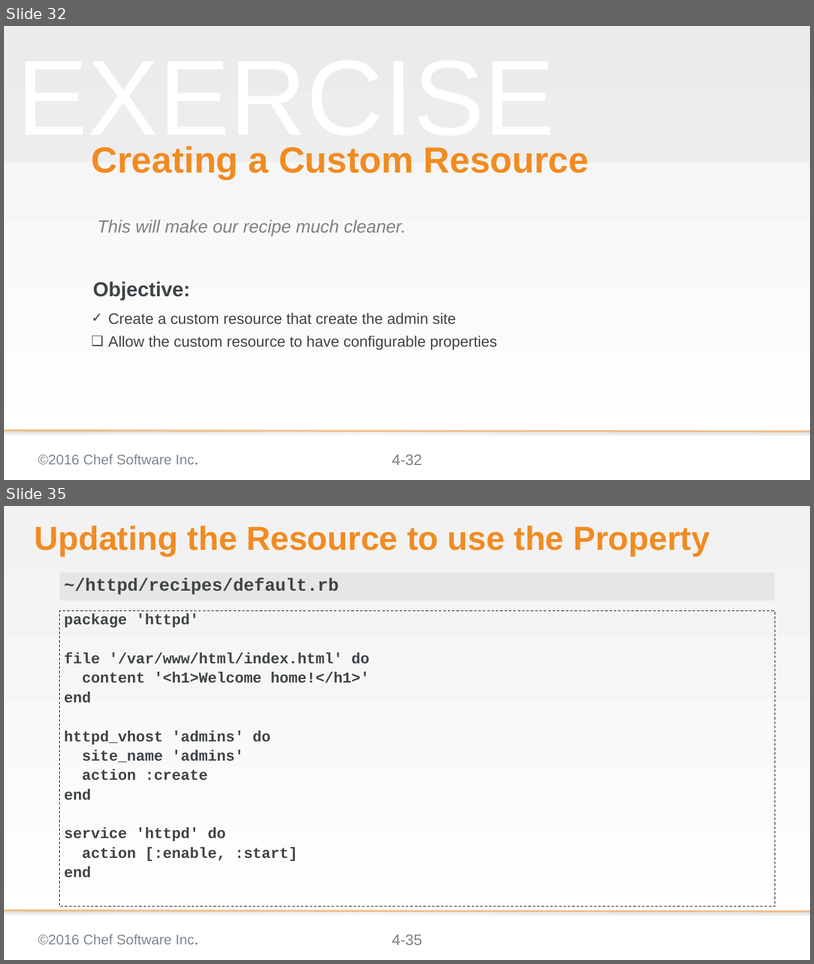
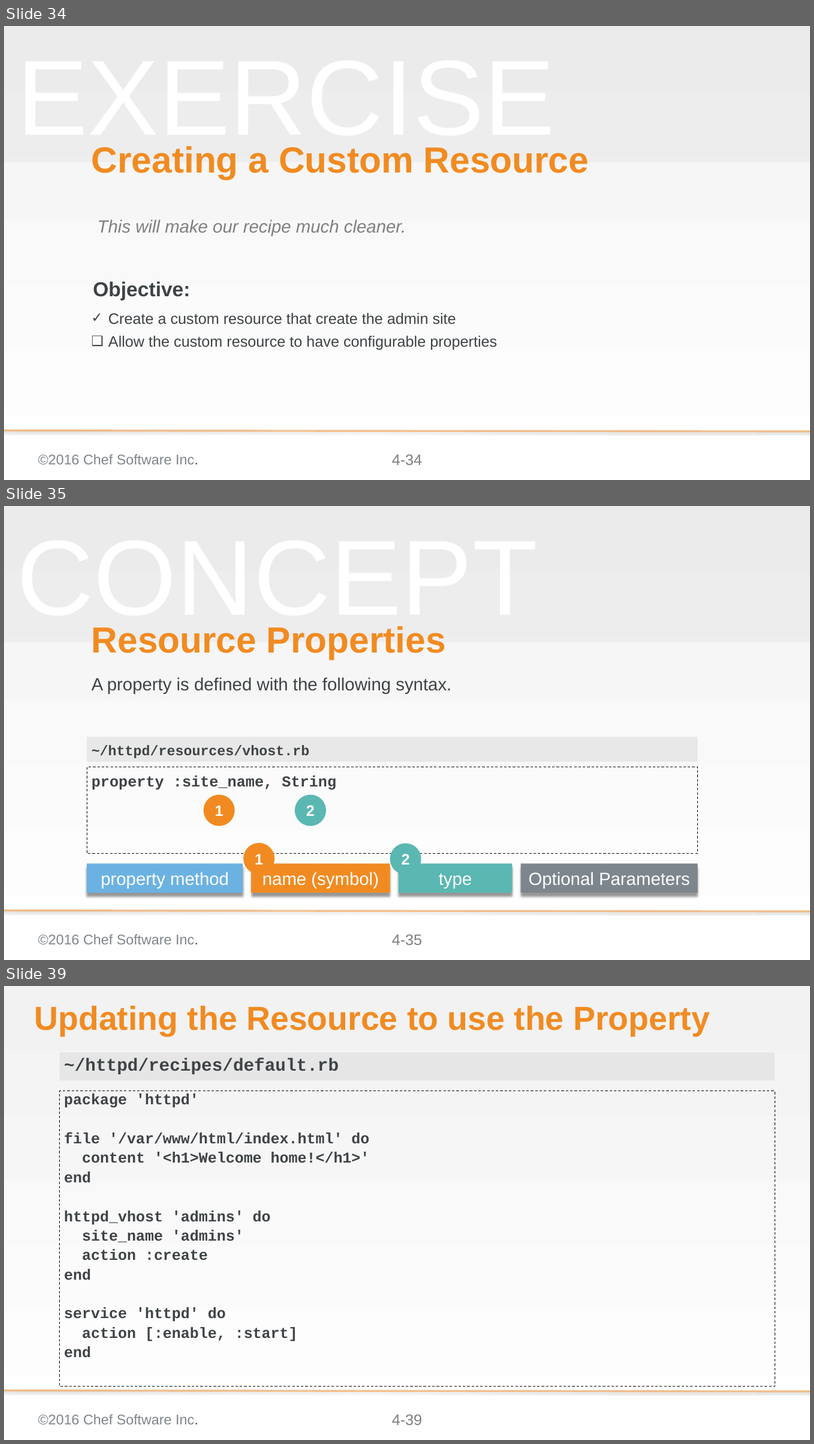
Before and after one commit to chef-training/extending_cookbooks, a slide deck: 04-creating_a_custom_resource.pptx. Shown one above the other, each under a label of ours: slides 32 and 35 before the commit, slides 34, 35 and 39 after it; the slides between them are not shown. The pictures are 814x964 and 814x1444 pixels, drawn with LibreOffice and Linux fonts; fonts in the diff are those of the drawing; background and template pictures are left out. Boxes give left, top, right and bottom in pixels: in the first picture for what was removed or moved away, otherwise in the second. Text is boxed around its words. In the diff, an @@ line names an element or a change of style, - is before the commit and + after.

Commit message:
Updates to modue 04 - conceptual slides
* Adds slides that talks about the resource collection and
  sub-resource collections
* Adds slides that talks about the property language
* Updates to the exercises for readability
* Adds quick explanation about how the welcome conf got there

```diff
--- a/04-creating_a_custom_resource.pptx
+++ b/04-creating_a_custom_resource.pptx
@@ slide 35 added at (x1=4, y1=506, x2=810, y2=960), background gradient #F2F2F2 to #FFFFFF; not listed: 4 template elements that a slide beside it also shows @@
@@ text added at (x1=17, y1=626, x2=537, y2=633), 169.3 pt, text #F2F2F2 at 50% opacity @@
+CONCEPT
@@ title added at (x1=92, y1=626, x2=446, y2=659), 57.6 pt, text #F18B21, bold @@
+Resource Properties
@@ subtitle added at (x1=92, y1=677, x2=452, y2=694), 28 pt, text #3E4346 @@
+A property is defined with the following syntax.
@@ rectangle added at (x1=87, y1=737, x2=698, y2=762), fill #D9D9D9 at 50% opacity, 22.2 pt, text #3E4346, bold @@
+~/httpd/resources/vhost.rb
@@ rectangle added at (x1=87, y1=767, x2=698, y2=853), outline #000000 1 pt dashed, 24 pt, text #3E4346, bold @@
+property :site_name, String
@@ ellipse added at (x1=204, y1=795, x2=235, y2=826), fill #F18B21, 24 pt, text #FFFFFF, bold @@
+1
@@ ellipse added at (x1=295, y1=795, x2=326, y2=826), fill #5AB7B2, 24 pt, text #FFFFFF, bold @@
+2
@@ ellipse added at (x1=243, y1=843, x2=275, y2=874), fill #F18B21, 24 pt, text #FFFFFF, bold @@
+1
@@ ellipse added at (x1=390, y1=843, x2=421, y2=874), fill #5AB7B2, 24 pt, text #FFFFFF, bold @@
+2
@@ rectangle added at (x1=87, y1=864, x2=243, y2=892), fill #6BB2E2, 28 pt, text #FFFFFF @@
+property method
@@ rectangle added at (x1=251, y1=864, x2=390, y2=892), fill #F18B21, 28 pt, text #FFFFFF @@
+name (symbol)
@@ rectangle added at (x1=399, y1=864, x2=512, y2=892), fill #5AB7B2, 28 pt, text #FFFFFF @@
+type
@@ rectangle added at (x1=521, y1=864, x2=698, y2=892), fill #7D868C, 28 pt, text #FFFFFF @@
+Optional Parameters
@@ what was slide 32 is now slide 34 @@
@@ page number at (x1=392, y1=454, x2=422, y2=465): text changed @@
-4-32
+4-34
@@ what was slide 35 is now slide 39 @@
@@ page number at (x1=392, y1=1414, x2=422, y2=1425): text changed @@
-4-35
+4-39
```
Also in this commit, not shown: 8 slides changed, 7 other slides added.
